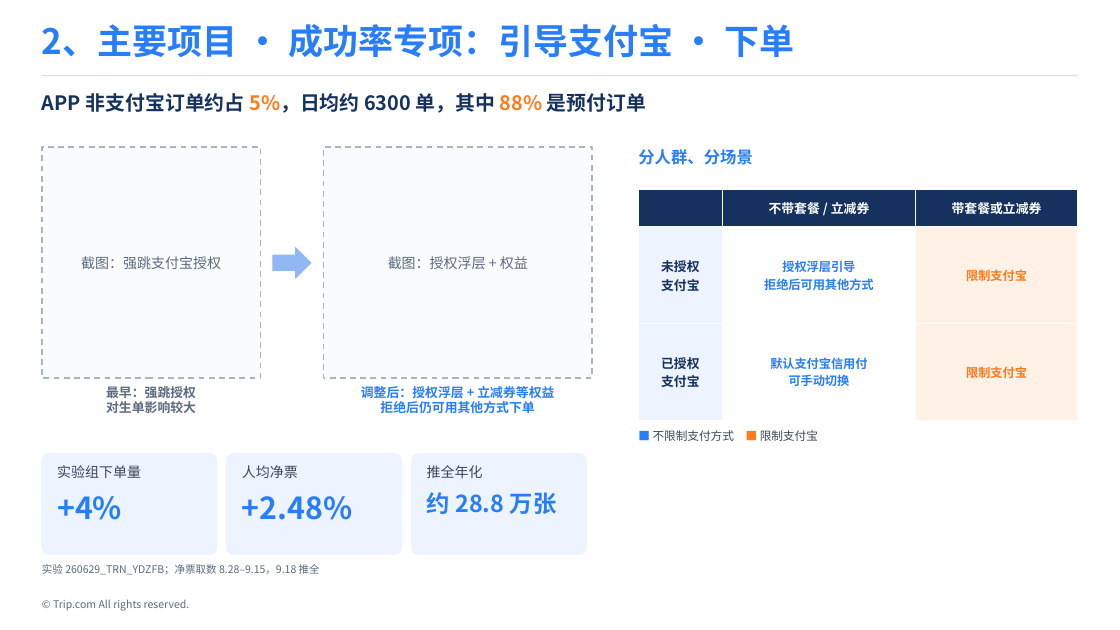
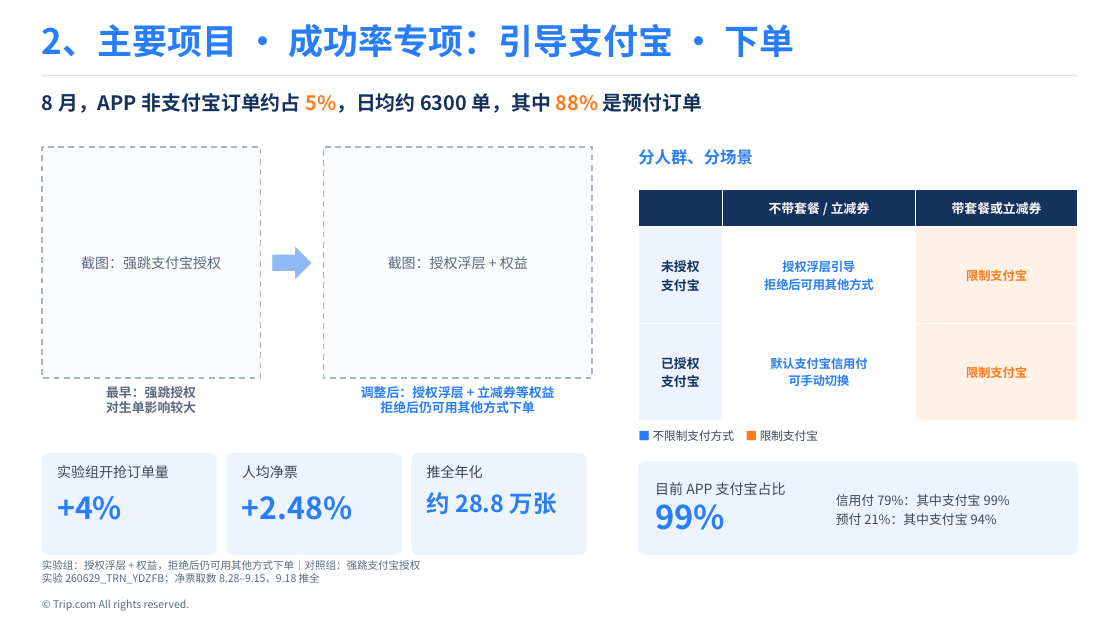
Before and after one commit to Wennie006/AI-myself, a slide deck: slide 8 of 留用答辩_v4.pptx. Drawn at 1120x630 pixels with LibreOffice and Linux fonts; fonts in the diff are those of the drawing. Boxes give left, top, right and bottom in pixels: in the first picture for what was removed or moved away, otherwise in the second. Text is boxed around its words. In the diff, an @@ line names an element or a change of style, - is before the commit and + after.

```diff
--- a/留用答辩_v4.pptx
+++ b/留用答辩_v4.pptx
@@ text at box(42, 93, 702, 113): text changed @@
-APP 非支付宝订单约占 5%，日均约 6300 单，其中 88% 是预付订单
+8 月，APP 非支付宝订单约占 5%，日均约 6300 单，其中 88% 是预付订单
@@ text at box(57, 465, 169, 478): text changed @@
-实验组下单量
+实验组开抢订单量
@@ rounded rectangle added at box(639, 462, 1078, 555), fill #EEF4FF, outline #EEF4FF 1 pt @@
@@ text added at box(655, 482, 786, 530), 12 pt, text #3D4757 @@
+目前 APP 支付宝占比
+99%
@@ text added at box(836, 494, 1010, 525), 11 pt, text #3D4757 @@
+信用付 79%：其中支付宝 99%
+预付 21%：其中支付宝 94%
@@ text at box(42, 560, 420, 570): paragraph added @@
+实验组：授权浮层 + 权益，拒绝后仍可用其他方式下单｜对照组：强跳支付宝授权
```
Also in this commit, not shown: 2 other slides changed.
